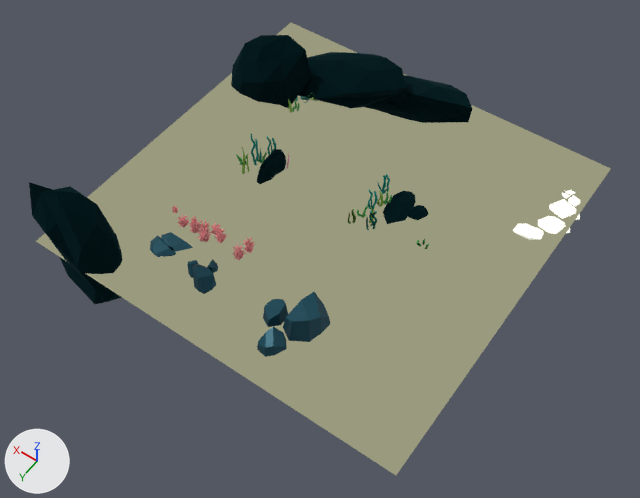
A saved change to the glTF model src/assets/models/scene.glb.
Camera for both pictures: a camera (50 mm lens) standing at (-71.6, 105.2, 147.2) and looking at (-3.0, 9.0, -4.0). Arrows for +X, +Y and +Z are at lower left; the lights stay in place. Where no turn or scale is listed for an object, it has been applied to the vertices.

In view in the first picture: 'Plane', 'Rock_3', 'Rock_3.003', 'geometry_0', 'geometry_0.001', 'geometry_0.002', 'geometry_0.003', 'geometry_0.004', 'geometry_0.005', 'geometry_0.006'.
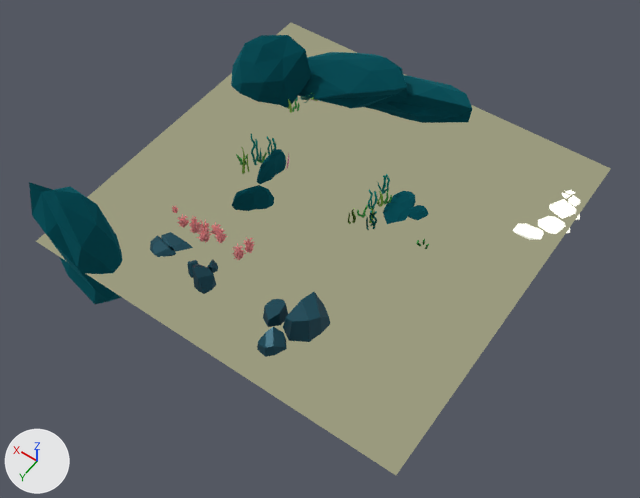
The edits, one by one:
Material 'Material_2' (mat_material_2) changes colour from dark cyan #0d3136 to cyan #177682; in linear values from (0.00402, 0.0307, 0.0369) to (0.00857, 0.181, 0.223).
Object 'geometry_0.007' (ob_geometry_0_007) is new; it shows me_mesh_2.
Its location is (13.4, 10.6, 2.0).
Its rotation in degrees is (1.6, -10, -135).
Its scale is (8.9, 6.44, 10.4).

What differs and where, as boxes [x1, y1, x2, y2] in the pictures (640 x 498 px):
'geometry_0.005', recoloured
    both: [29, 182, 123, 304]
'geometry_0.002', recoloured
    both: [298, 52, 407, 108]
'geometry_0.003', recoloured
    both: [231, 35, 311, 108]
'geometry_0.001', recoloured
    both: [366, 75, 472, 123]
'geometry_0.007', added (cyan)
    after: [232, 185, 274, 211]
'geometry_0', recoloured
    both: [383, 191, 416, 224]
'geometry_0.006', recoloured
    both: [257, 149, 286, 184]
'geometry_0.004', recoloured
    both: [408, 205, 428, 220]
